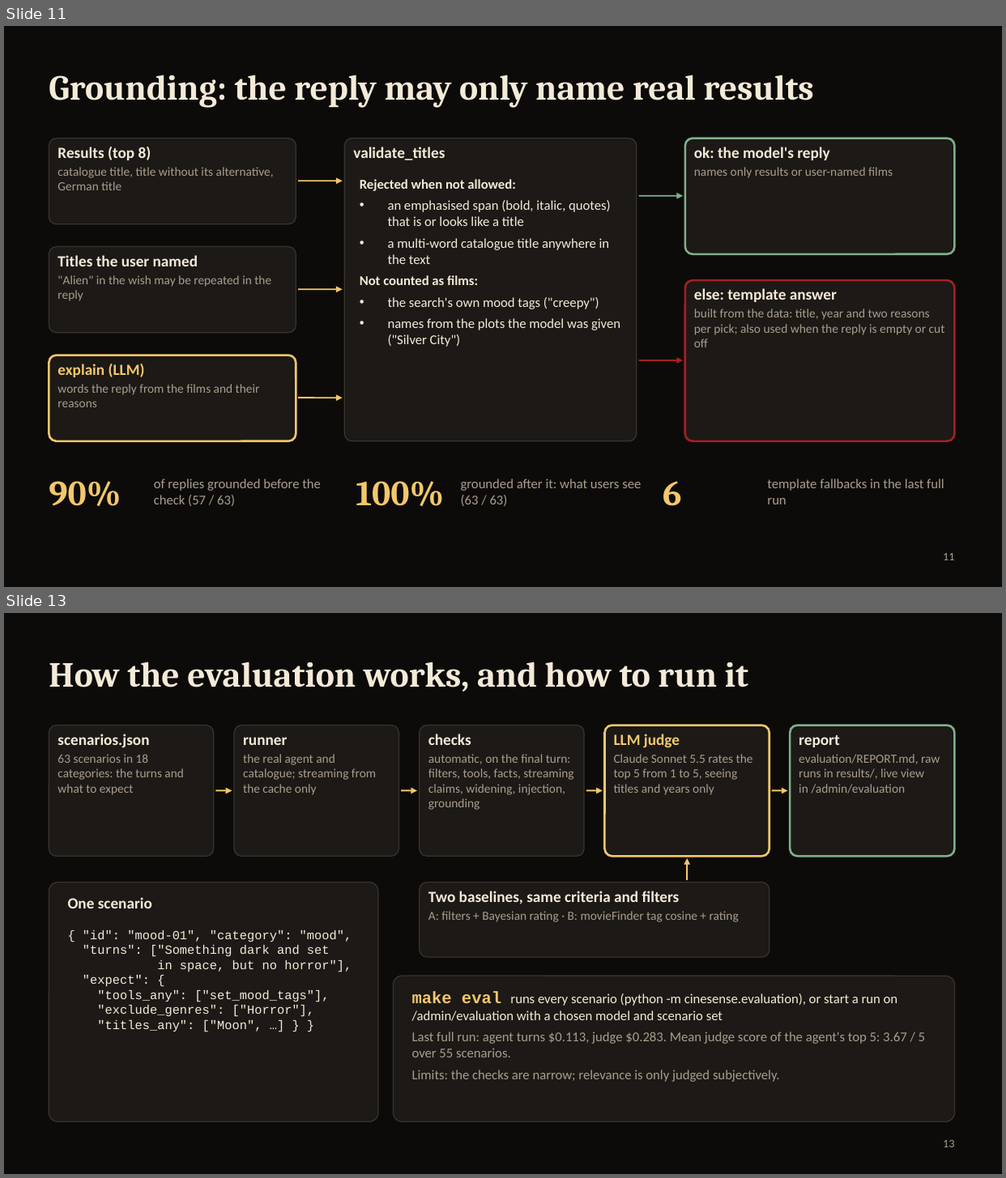
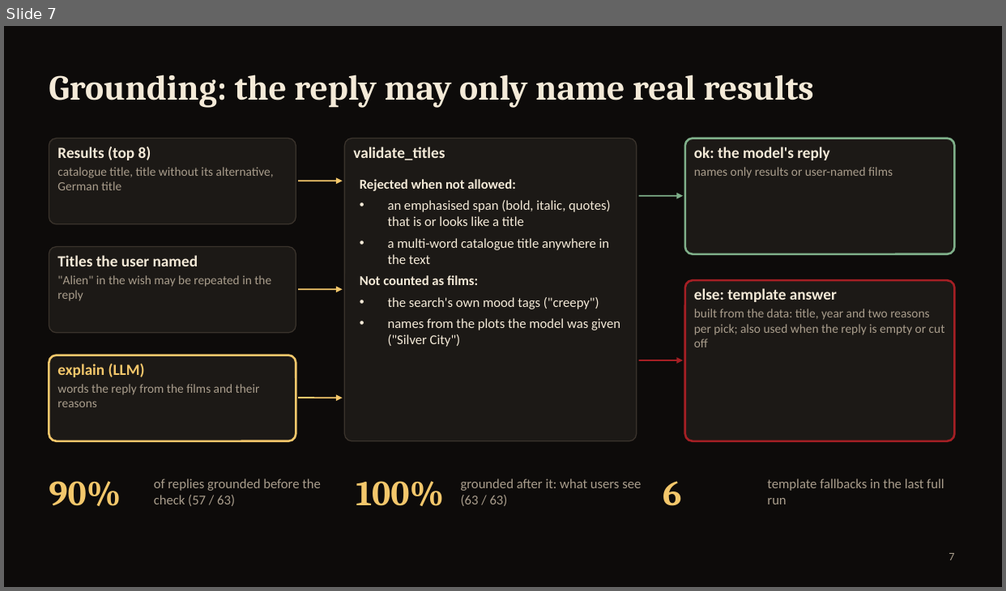
Before and after one commit to aliebing/cinesense, a slide deck: docs/presentation/CineSense-review.pptx. Shown one above the other, each under a label of ours: slides 11 and 13 before the commit, slide 7 after it; the slides between them are not shown. The pictures are 1006x1178 and 1006x591 pixels, drawn with LibreOffice and Linux fonts; fonts in the diff are those of the drawing. Boxes give left, top, right and bottom in pixels: in the first picture for what was removed or moved away, otherwise in the second. Text is boxed around its words. In the diff, an @@ line names an element or a change of style, - is before the commit and + after.

```diff
--- a/docs/presentation/CineSense-review.pptx
+++ b/docs/presentation/CineSense-review.pptx
@@ slide 13 removed at bbox=[4, 613, 1002, 1174], background #0D0B0A @@
@@ title removed at bbox=[49, 662, 748, 692] @@
-How the evaluation works, and how to run it
@@ rounded rectangle removed at bbox=[49, 726, 214, 856] @@
@@ text removed at bbox=[57, 734, 184, 795] @@
-scenarios.json
-63 scenarios in 18 categories: the turns and what to expect
@@ rounded rectangle removed at bbox=[235, 726, 399, 856] @@
@@ rounded rectangle removed at bbox=[420, 726, 584, 856] @@
@@ text removed at bbox=[428, 734, 573, 810] @@
-checks
-automatic, on the final turn: filters, tools, facts, streaming claims, widening, injection, grounding
@@ rounded rectangle removed at bbox=[605, 726, 769, 856] @@
@@ text removed at bbox=[614, 734, 753, 795] @@
-LLM judge
-Claude Sonnet 5.5 rates the top 5 from 1 to 5, seeing titles and years only
@@ rounded rectangle removed at bbox=[790, 726, 955, 856] @@
@@ text removed at bbox=[243, 737, 376, 795] @@
-runner
-the real agent and catalogue; streaming from the cache only
@@ text removed at bbox=[799, 735, 940, 794] @@
-report
-evaluation/REPORT.md, raw runs in results/, live view in /admin/evaluation
@@ arrow removed from (216, 791) to (232, 791) @@
@@ arrow removed from (401, 791) to (417, 791) @@
@@ arrow removed from (586, 791) to (603, 791) @@
@@ arrow removed from (772, 791) to (788, 791) @@
@@ arrow removed from (687, 880) to (687, 858) @@
@@ rounded rectangle removed at bbox=[49, 883, 378, 1122] @@
@@ text removed at bbox=[68, 897, 152, 909] @@
-One scenario
@@ rounded rectangle removed at bbox=[420, 883, 769, 957] @@
@@ text removed at bbox=[428, 891, 739, 922] @@
-Two baselines, same criteria and filters
-A: filters + Bayesian rating · B: movieFinder tag cosine + rating
@@ text removed at bbox=[83, 931, 352, 1032] @@
-{ "id": "mood-01", "category": "mood",
-"turns": ["Something dark and set
-in space, but no horror"],
-"expect": {
-"tools_any": ["set_mood_tags"],
-"exclude_genres": ["Horror"],
-"titles_any": ["Moon", …] } }
@@ rounded rectangle removed at bbox=[394, 976, 955, 1122] @@
@@ text removed at bbox=[412, 991, 925, 1082] @@
-make eval runs every scenario (python -m cinesense.evaluation), or start a run on /admin/evaluation with a chosen model and scenario set
-Last full run: agent turns $0.113, judge $0.283. Mean judge score of the agent's top 5: 3.67 / 5 over 55 scenarios.
-Limits: the checks are narrow; relevance is only judged subjectively.
@@ page number removed at bbox=[943, 1140, 954, 1148] @@
-13
@@ what was slide 11 is now slide 7 @@
@@ page number at bbox=[948, 553, 954, 561]: text changed @@
-11
+7
```
Also in this commit, not shown: 5 slides changed, 1 slide added, 7 other slides removed, 2 other files.
